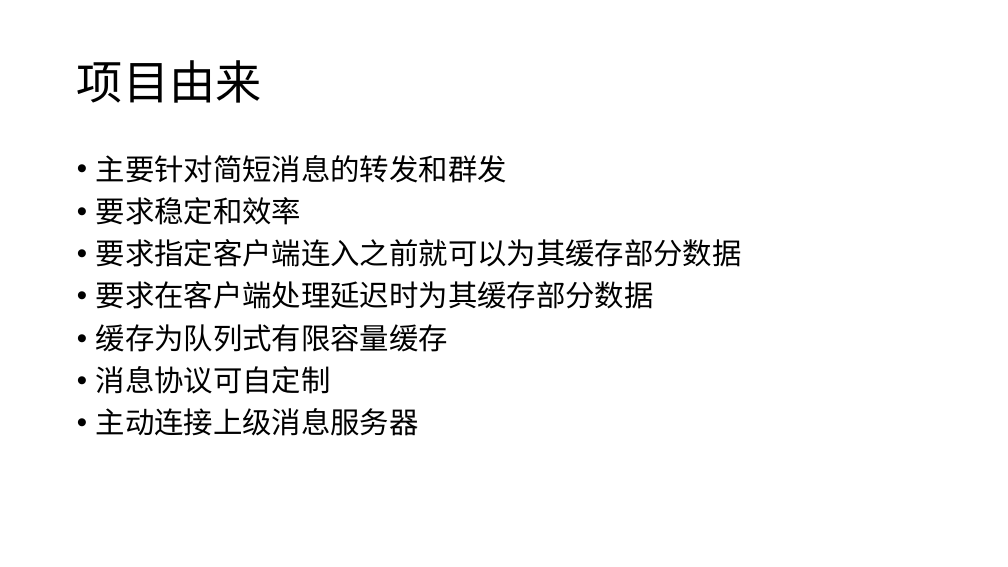
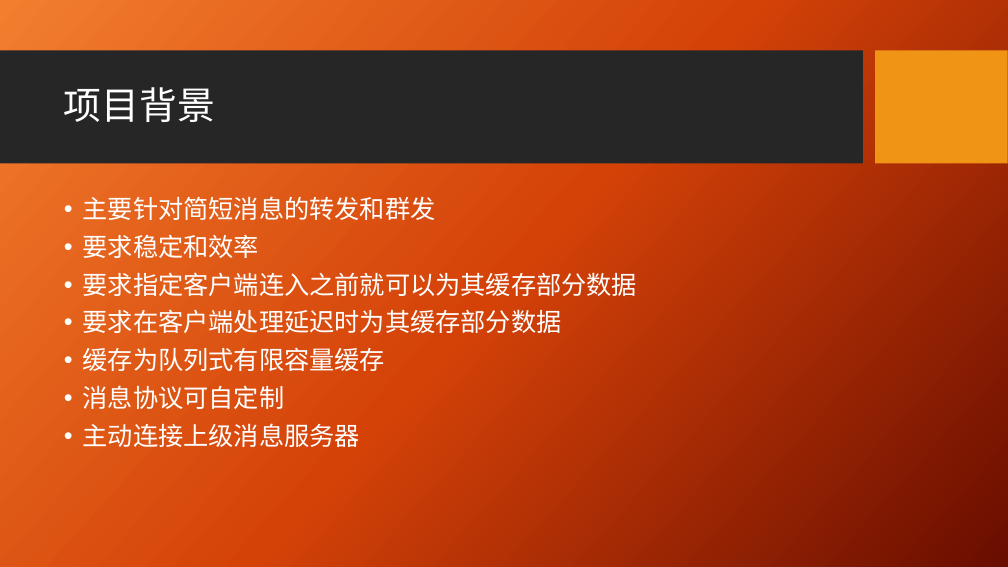
Before and after one commit to rexfa/MForwardWithCache, a slide deck: slide 2 of doc/MForwardWithCache说明.pptx. Drawn at 1008x567 pixels with LibreOffice and Linux fonts; fonts in the diff are those of the drawing; background and template pictures are left out. Boxes give left, top, right and bottom in pixels: in the first picture for what was removed or moved away, otherwise in the second. Text is boxed around its words. In the diff, an @@ line names an element or a change of style, - is before the commit and + after.

```diff
--- a/doc/MForwardWithCache说明.pptx
+++ b/doc/MForwardWithCache说明.pptx
@@ background #FFFFFF to picture (left out) @@
@@ rectangle added at bbox=[0, 51, 863, 164], fill #262626 @@
@@ rectangle added at bbox=[876, 51, 1008, 164], fill #F09415 @@
@@ title at bbox=[64, 87, 215, 122]: text changed; size 44 to 36 pt; font Noto Sans CJK SC to Karla; text colour #000000 to #FFFFFF @@
-项目由来
+项目背景
@@ text "主要针对简短消息的转发和群发": place and size @@
-text "主要针对简短消息的转发和群发" at bbox=[96, 155, 742, 436]
+text "主要针对简短消息的转发和群发" at bbox=[83, 196, 637, 447]
@@ text "主要针对简短消息的转发和群发" at bbox=[83, 196, 637, 447]: size 28 to 24 pt, font Noto Sans CJK SC to Karla, text colour #000000 to #FFFFFF @@
```
Also in this commit, not shown: 4 other slides changed, 3 slides added.
